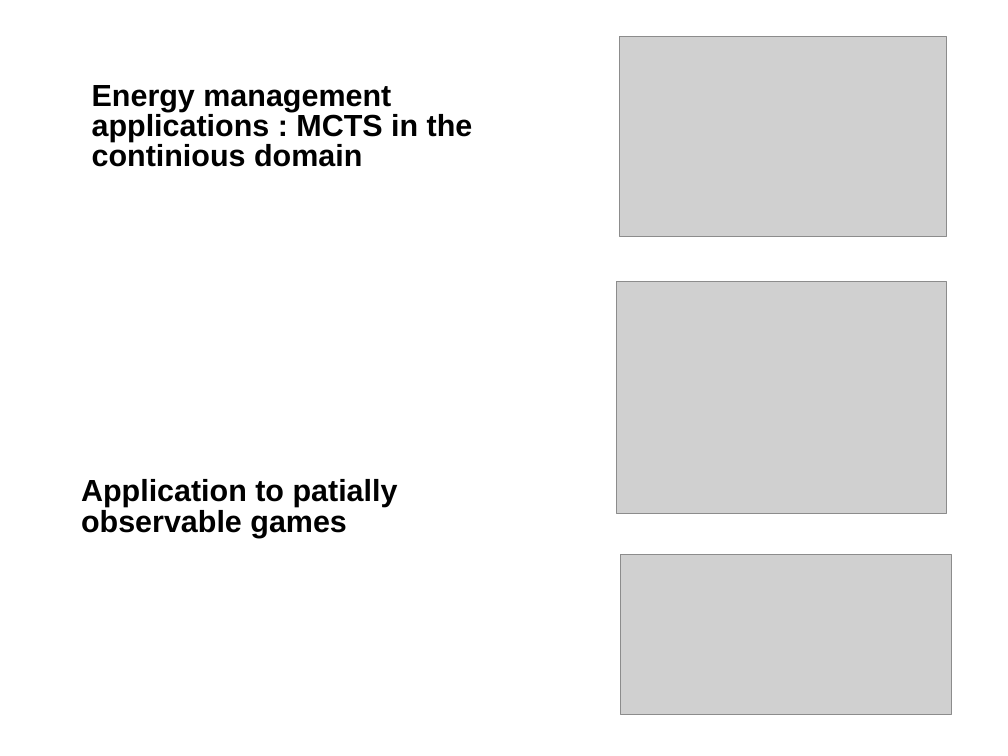
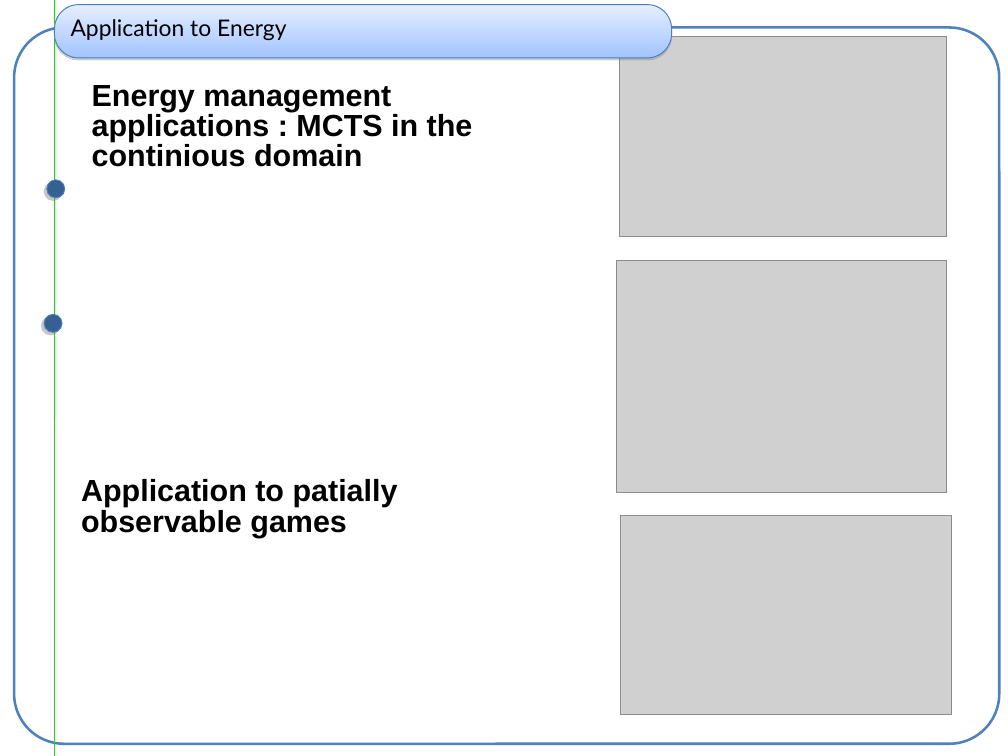
Before and after one commit to haspeleo/Android-Dev, a slide deck: slide 10 of MCTS/mcts_xp.ppt (slide 11 before the commit). Drawn at 1008x756 pixels with LibreOffice and Linux fonts; fonts in the diff are those of the drawing; grey boxes stand for pictures. Boxes give left, top, right and bottom in pixels: in the first picture for what was removed or moved away, otherwise in the second. Text is boxed around its words. In the diff, an @@ line names an element or a change of style, - is before the commit and + after.

```diff
--- a/MCTS/mcts_xp.ppt
+++ b/MCTS/mcts_xp.ppt
@@ rounded rectangle added at [14,27,999,744], fill #FFFFFF, outline #4F81BD 2.01 pt @@
@@ line added from (55, 0) to (55, 756), #11DE08 0.74 pt @@
@@ rounded rectangle added at [55,5,672,58], fill gradient #E5EEFF to #A3C4FF, outline #4A7EBB 0.74 pt, 18 pt, text #000000 @@
+Application to Energy
@@ ellipse added at [47,180,65,198], fill #376092, outline #4A7EBB 0.74 pt @@
@@ picture: place and size @@
-picture at [617,282,947,513]
+picture at [617,261,947,492]
@@ ellipse added at [44,315,62,333], fill #376092, outline #4A7EBB 0.74 pt @@
@@ picture: place and size @@
-picture at [620,555,951,714]
+picture at [620,515,951,714]
```
Also in this commit, not shown: 9 other slides changed, 1 slide removed, 5 other files.
